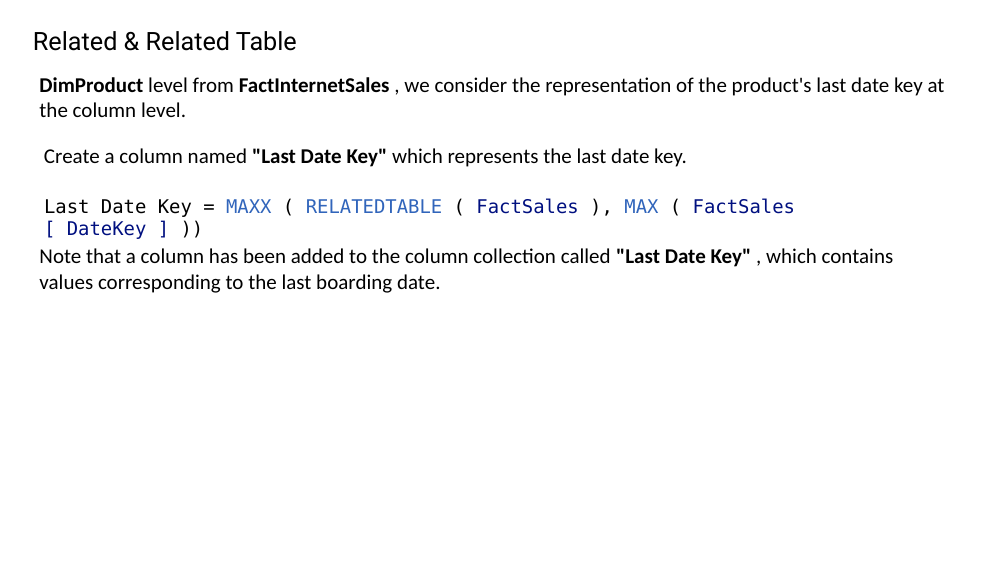
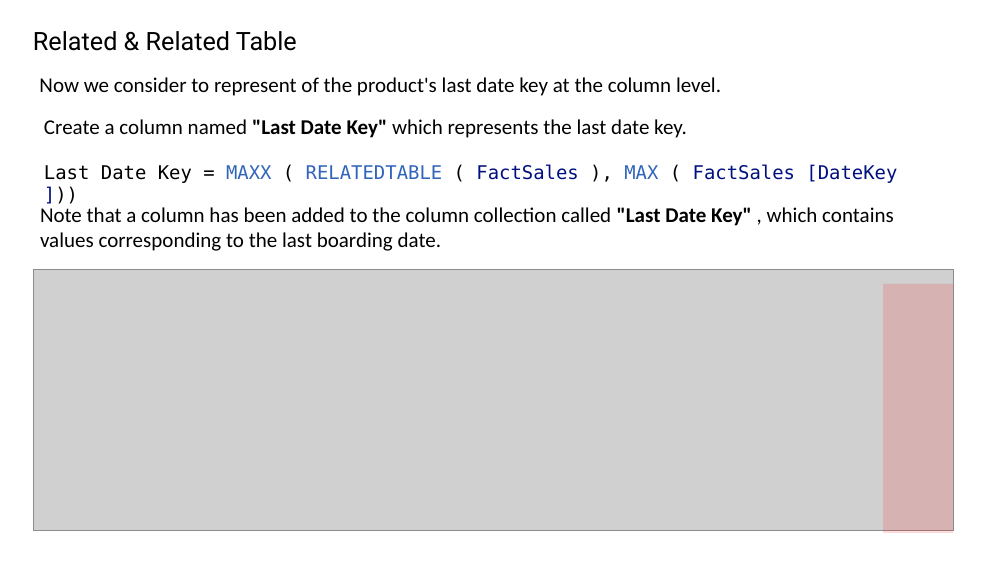
Before and after one commit to bejaouibechir/PowerBI, a slide deck: slide 4 of English/5.DAX/1.Related and Related Table.pptx. Drawn at 1008x567 pixels with LibreOffice and Linux fonts; fonts in the diff are those of the drawing; grey boxes stand for pictures. Boxes give left, top, right and bottom in pixels: in the first picture for what was removed or moved away, otherwise in the second. Text is boxed around its words. In the diff, an @@ line names an element or a change of style, - is before the commit and + after.

```diff
--- a/English/5.DAX/1.Related and Related Table.pptx
+++ b/English/5.DAX/1.Related and Related Table.pptx
@@ text at [39,77,721,96]: text changed @@
-DimProduct level from FactInternetSales , we consider the representation of the product's last date key at the column level.
+Now we consider to represent of the product's last date key at the column level.
@@ text "Create a column named "Last ...": place and size @@
-text "Create a column named "Last ..." at [44,148,687,167]
+text "Create a column named "Last ..." at [44,119,687,138]
@@ text at [44,164,897,183]: spaces changed @@
-Last Date Key = MAXX ( RELATEDTABLE ( FactSales ), MAX ( FactSales [ DateKey ] ))
+Last Date Key = MAXX ( RELATEDTABLE ( FactSales ), MAX ( FactSales [DateKey ]))
@@ text "Note that a column has ...": place and size @@
-text "Note that a column has ..." at [39,248,894,293]
+text "Note that a column has ..." at [40,207,894,251]
@@ picture added at [33,269,954,531] @@
@@ rectangle added at [883,284,953,532], fill #FF0000 at 14% opacity @@
```
Also in this commit, not shown: 2 other slides changed, 9 other files.
